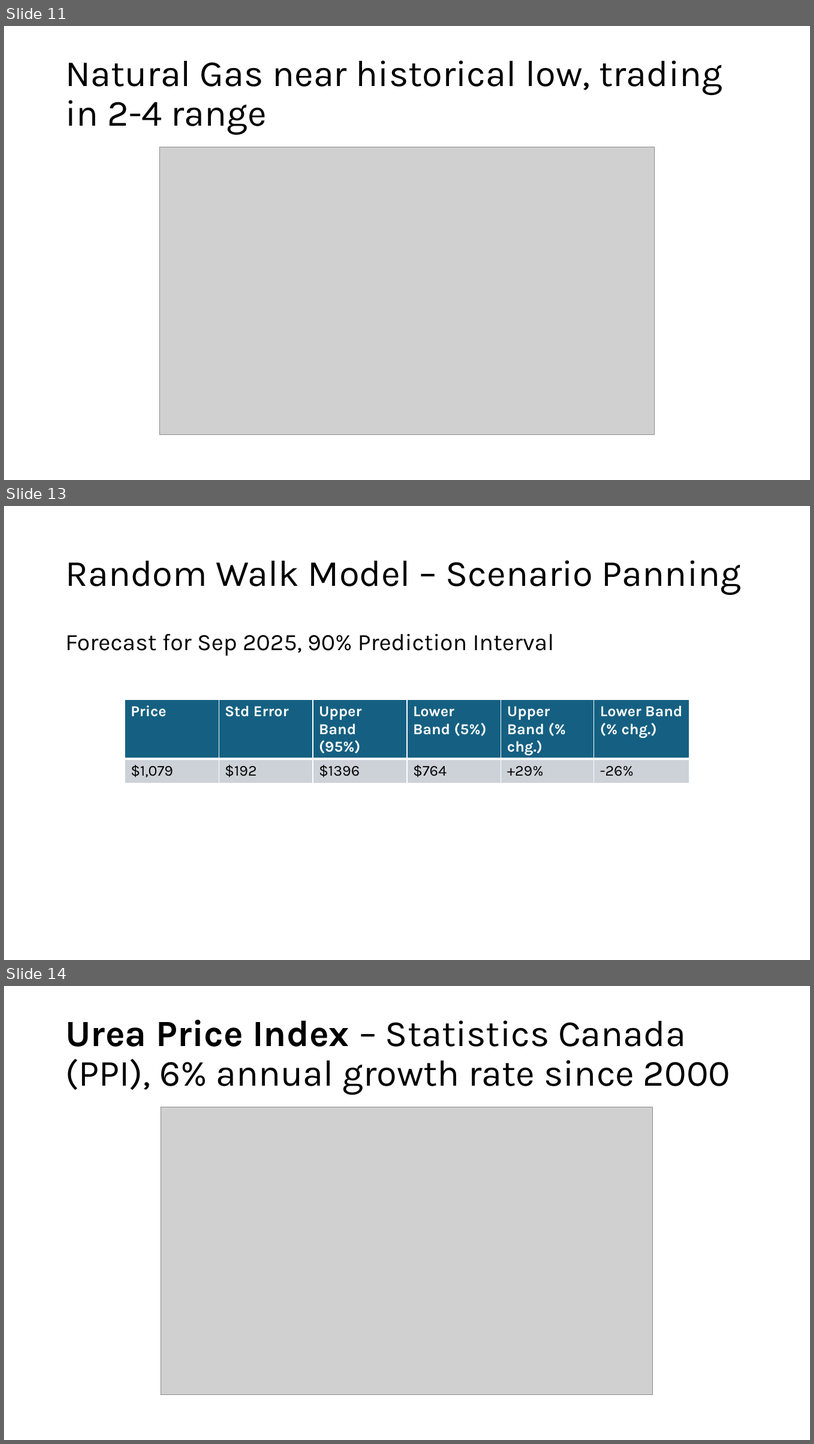
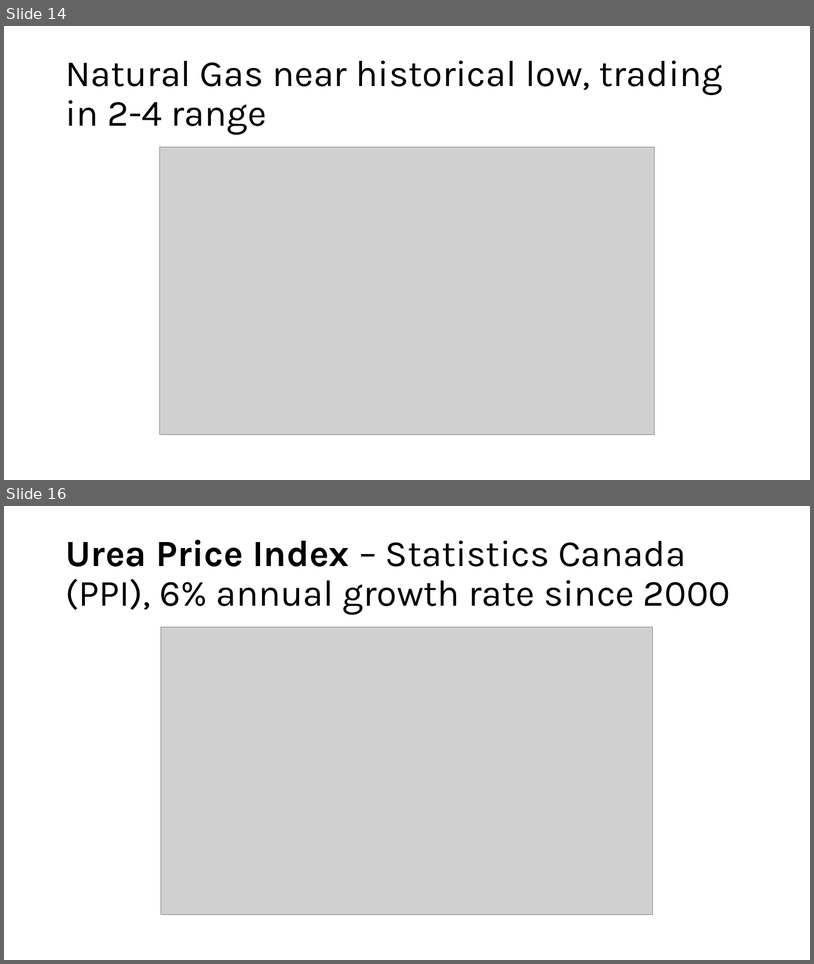
Before and after one commit to mahdi-ghafarian/time-series, a slide deck: borderland/2-urea/presentation/urea.pptx. Shown one above the other, each under a label of ours: slides 11, 13 and 14 before the commit, slides 14 and 16 after it; the slides between them are not shown. The pictures are 814x1444 and 814x964 pixels, drawn with LibreOffice and Linux fonts; fonts in the diff are those of the drawing; grey boxes stand for pictures. Boxes give left, top, right and bottom in pixels: in the first picture for what was removed or moved away, otherwise in the second. Text is boxed around its words. In the diff, an @@ line names an element or a change of style, - is before the commit and + after.

```diff
--- a/borderland/2-urea/presentation/urea.pptx
+++ b/borderland/2-urea/presentation/urea.pptx
@@ slide 13 removed at (4,506,810,960), background #FFFFFF @@
@@ title removed at (65,560,741,595) @@
-Random Walk Model – Scenario Panning
@@ text removed at (65,634,555,656) @@
-Forecast for Sep 2025, 90% Prediction Interval
@@ table removed at (125,700,691,780), 2 rows, 6 columns @@
-Price | Std Error | Upper Band (95%) | Lower Band (5%) | Upper Band (% chg.) | Lower Band (% chg.)
-$1,079 | $192 | $1396 | $764 | +29% | -26%
@@ what was slide 11 is now slide 14 @@
@@ what was slide 14 is now slide 16 @@
```
Also in this commit, not shown: 8 slides changed, 10 slides added, 5 other files.
